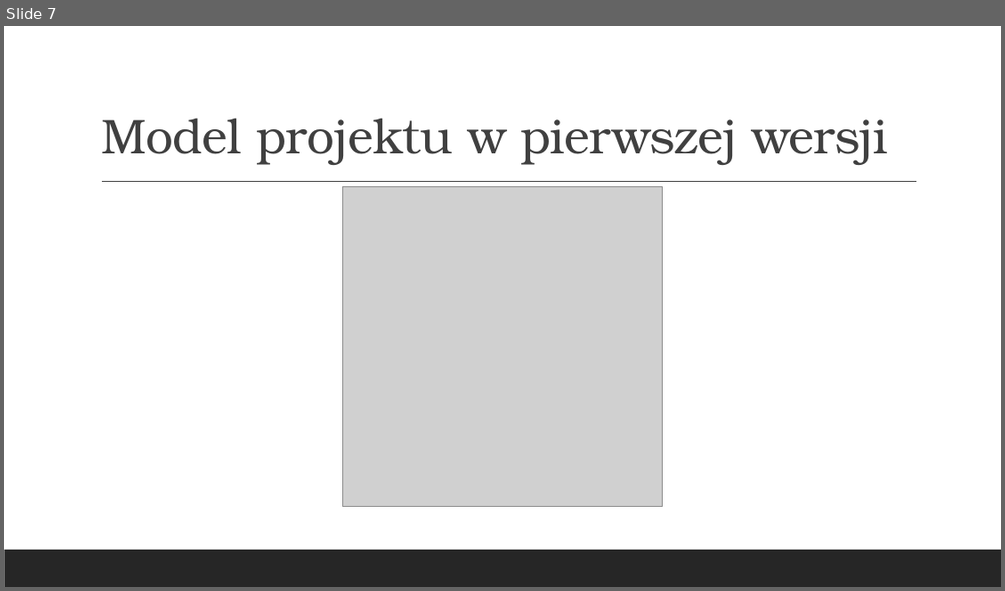
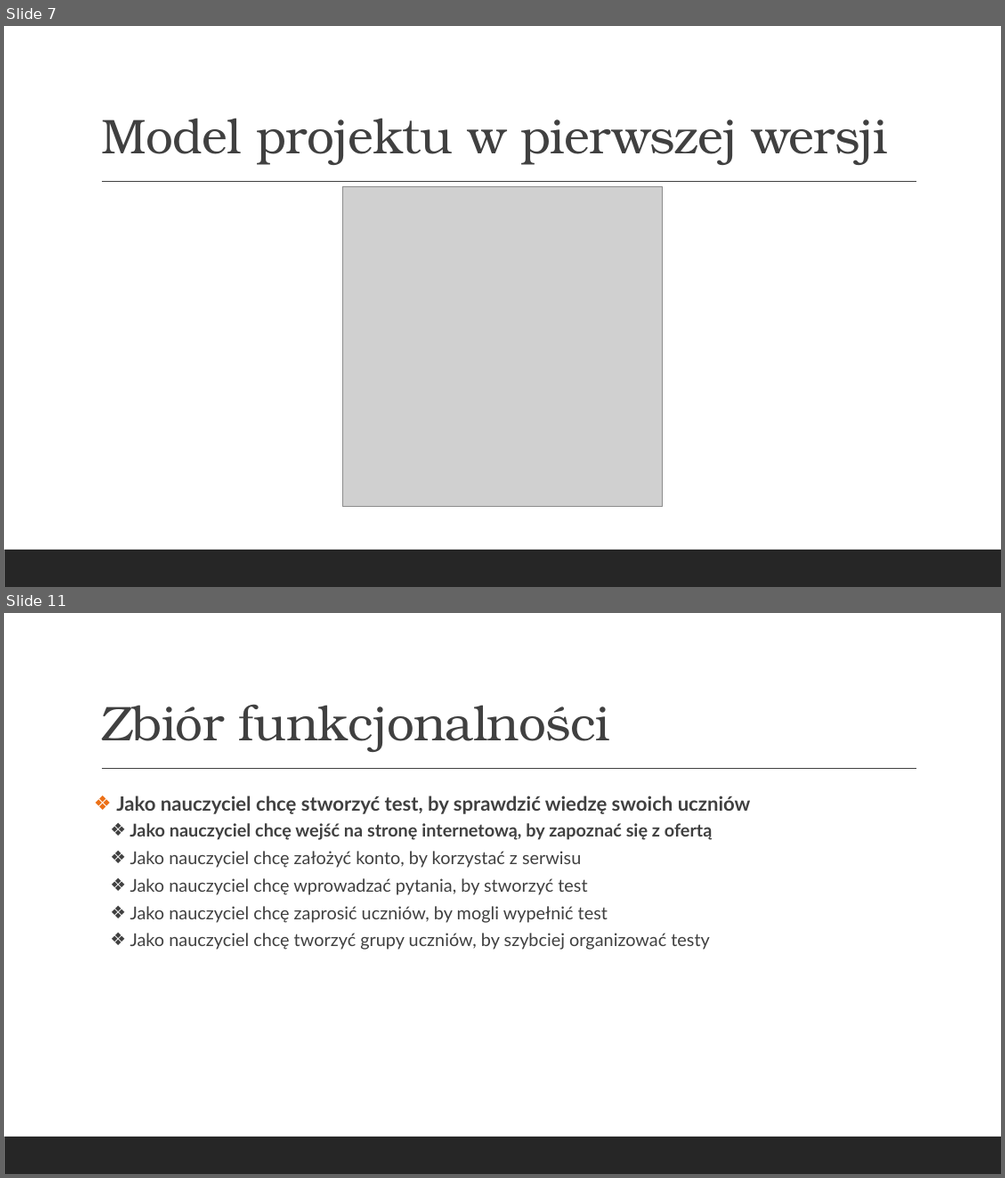
Before and after one commit to hubert-kniola/CodeRevv, a slide deck: pz/1/Z1P1.pptx. Shown one above the other, each under a label of ours: slide 7 before the commit, slides 7 and 11 after it; the slides between them are not shown. The pictures are 1005x591 and 1005x1178 pixels, drawn with LibreOffice and Linux fonts; fonts in the diff are those of the drawing; grey boxes stand for pictures. Boxes give left, top, right and bottom in pixels: in the first picture for what was removed or moved away, otherwise in the second. Text is boxed around its words. In the diff, an @@ line names an element or a change of style, - is before the commit and + after.

```diff
--- a/pz/1/Z1P1.pptx
+++ b/pz/1/Z1P1.pptx
@@ slide 11 added at (x1=4, y1=613, x2=1001, y2=1174), background #FFFFFF; not listed: 2 template elements that a slide beside it also shows @@
@@ title added at (x1=101, y1=704, x2=610, y2=752), 47 pt, text #404040 @@
+Zbiór funkcjonalności
@@ text added at (x1=116, y1=795, x2=751, y2=949), 17 pt, text #404040 @@
+❖ Jako nauczyciel chcę stworzyć test, by sprawdzić wiedzę swoich uczniów
+  ❖ Jako nauczyciel chcę wejść na stronę internetową, by zapoznać się z ofertą
+  ❖ Jako nauczyciel chcę założyć konto, by korzystać z serwisu
+  ❖ Jako nauczyciel chcę wprowadzać pytania, by stworzyć test
+  ❖ Jako nauczyciel chcę zaprosić uczniów, by mogli wypełnić test
+  ❖ Jako nauczyciel chcę tworzyć grupy uczniów, by szybciej organizować testy
```
Also in this commit, not shown: 3 slides changed, 4 other slides added, 8 other files.
